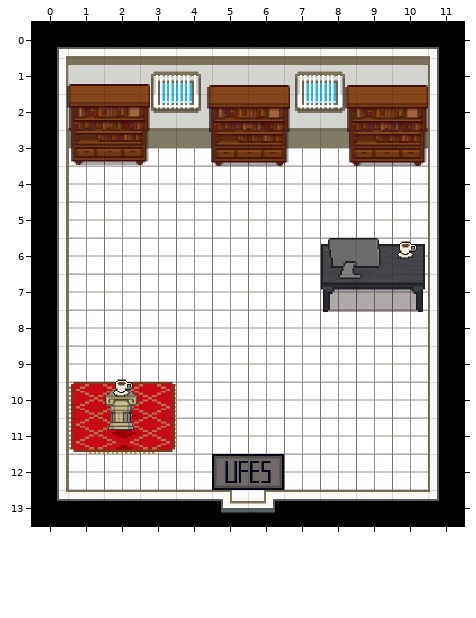
Tiled map: data/maps/sala_vitor.tmx. The picture above is the old version.
Cells are 64x64 px. Shown: x 0..11, y 0..13.
The result:
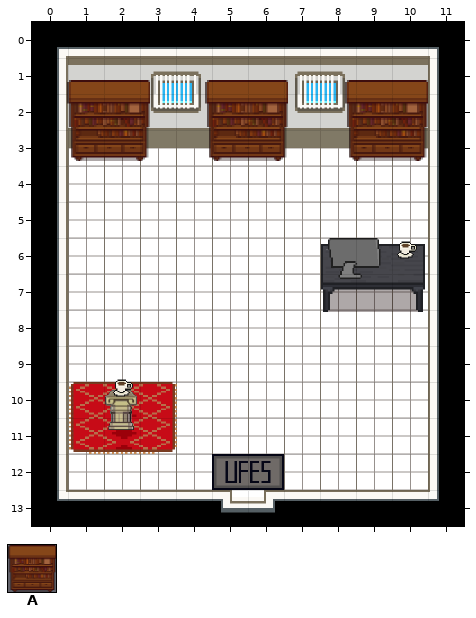
Key: from "objects": A 79 "estante_livros_resized".
Objects are placed by their top-left corner, in cells (3,4 is the top-left corner of cell 3,4); size is 1x1 cell unless given.
Diff:
Layer "Objects":
added: A "estante_livros_resized" at 1,1.6 size 2.3x2.2
added: A "estante_livros_resized" at 8.7,1.6 size 2.3x2.2
added: A "estante_livros_resized" at 4.8,1.6 size 2.3x2.2
removed: A "estante_livros_resized" at 1,1.7 size 2.3x2.2
removed: A "estante_livros_resized" at 8.7,1.8 size 2.3x2.2
removed: A "estante_livros_resized" at 4.9,1.8 size 2.3x2.2
Where, in picture pixels (left, top, right, bottom), the same in both pictures:
changed: (67, 80, 150, 165)
changed: (206, 80, 290, 166)
changed: (345, 80, 428, 166)
